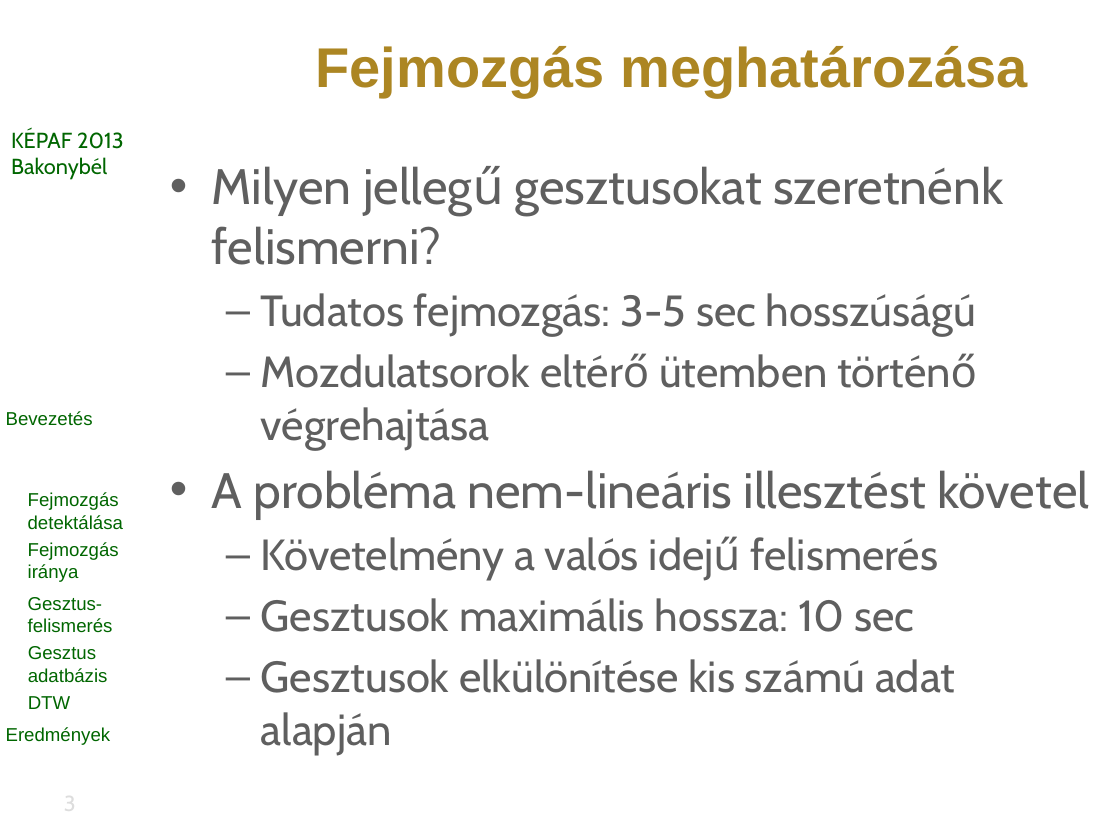
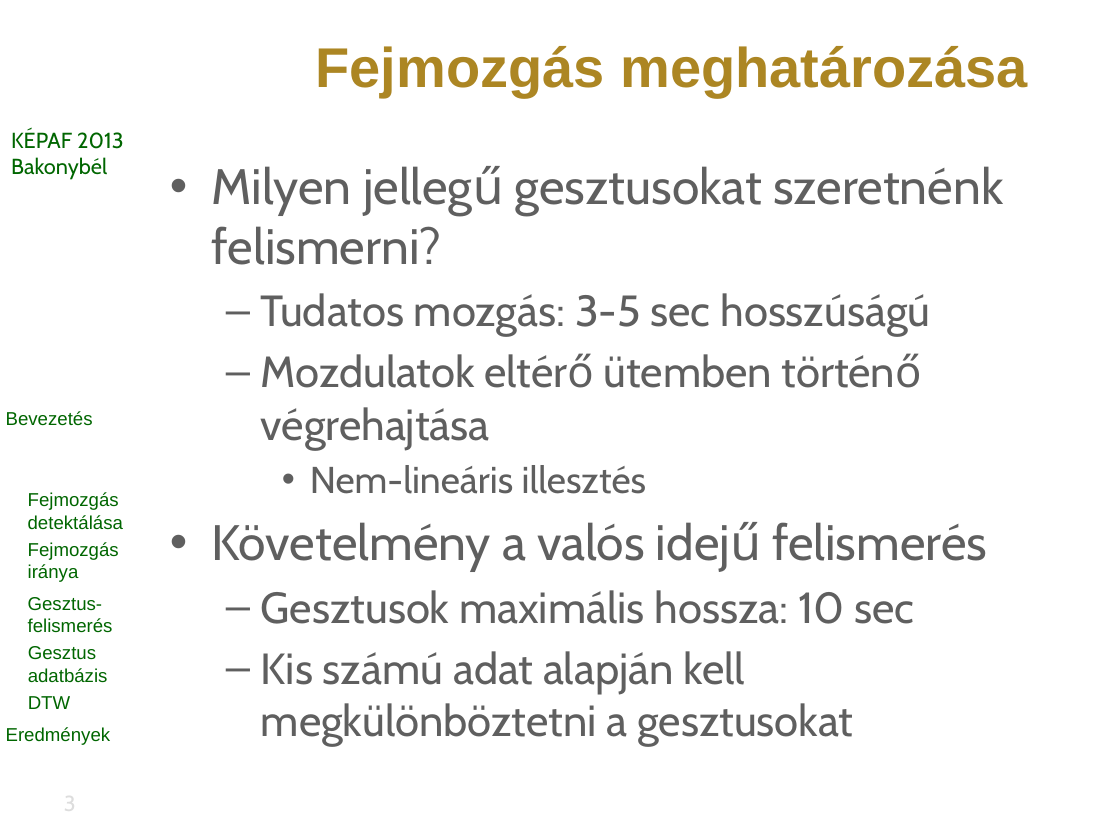
Before and after one commit to vohoaiviet/face-gesture-api, a slide deck: slide 3 of HeadMovement/research/kepaf/ppt/bertok.kornel.kepaf.2013.pptx. Drawn at 1120x840 pixels with LibreOffice and Linux fonts; fonts in the diff are those of the drawing; background and template pictures are left out. Boxes give left, top, right and bottom in pixels: in the first picture for what was removed or moved away, otherwise in the second. Text is boxed around its words. In the diff, an @@ line names an element or a change of style, - is before the commit and + after.

Commit message:
mozgás körvonala

```diff
--- a/HeadMovement/research/kepaf/ppt/bertok.kornel.kepaf.2013.pptx
+++ b/HeadMovement/research/kepaf/ppt/bertok.kornel.kepaf.2013.pptx
@@ text at box(261, 293, 930, 494): text changed @@
-  – Tudatos fejmozgás: 3-5 sec hosszúságú
-  – Mozdulatsorok eltérő ütemben történő végrehajtása
-• A probléma nem-lineáris illesztést követel
+  – Tudatos mozgás: 3-5 sec hosszúságú
+  – Mozdulatok eltérő ütemben történő végrehajtása
+    • Nem-lineáris illesztés
@@ text at box(212, 522, 987, 571): size 28 to 32 pt in "Követelmény a valós idejű felismerés"; bullet – to •; list level 2 to 1 in "Követelmény a valós idejű felismerés" @@
@@ text at box(261, 651, 853, 746): text changed @@
-  – Gesztusok elkülönítése kis számú adat alapján
+  – Kis számú adat alapján kell megkülönböztetni a gesztusokat
```
Also in this commit, not shown: 2 other slides changed, 2 slides added, 9 other files.
